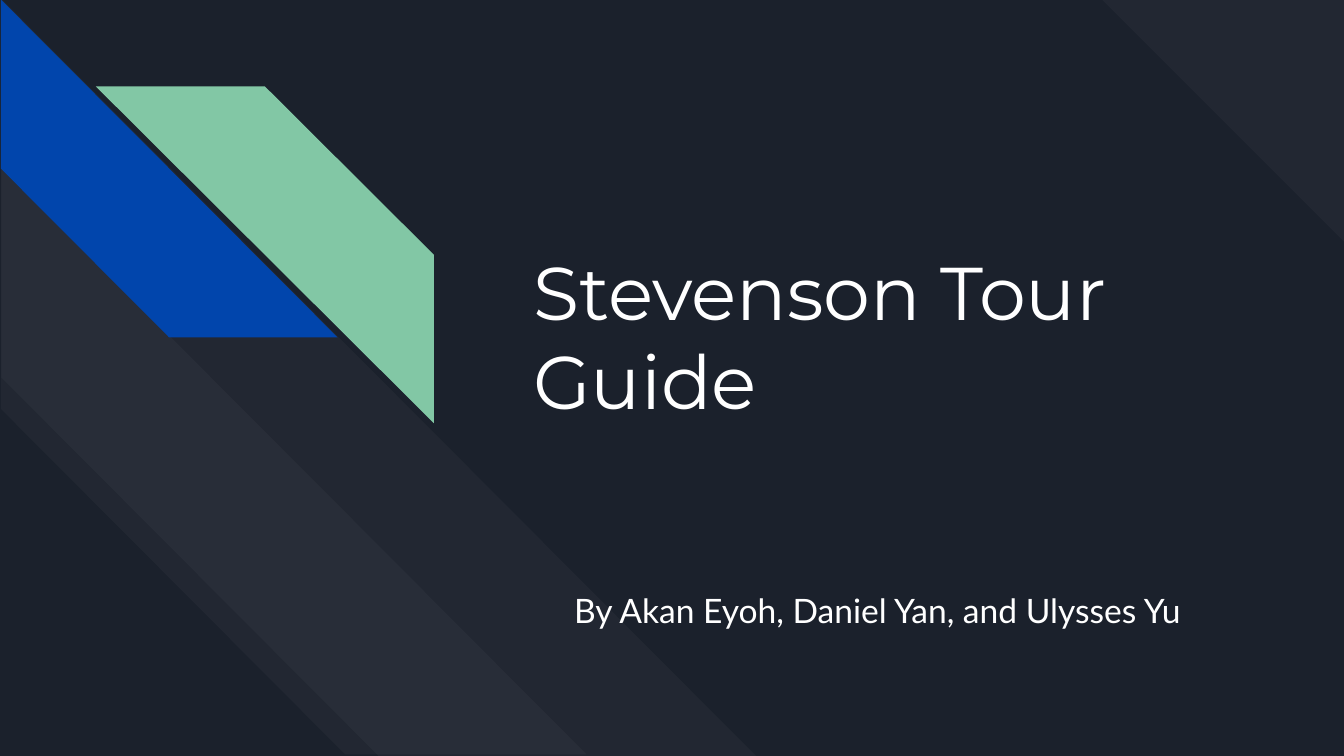
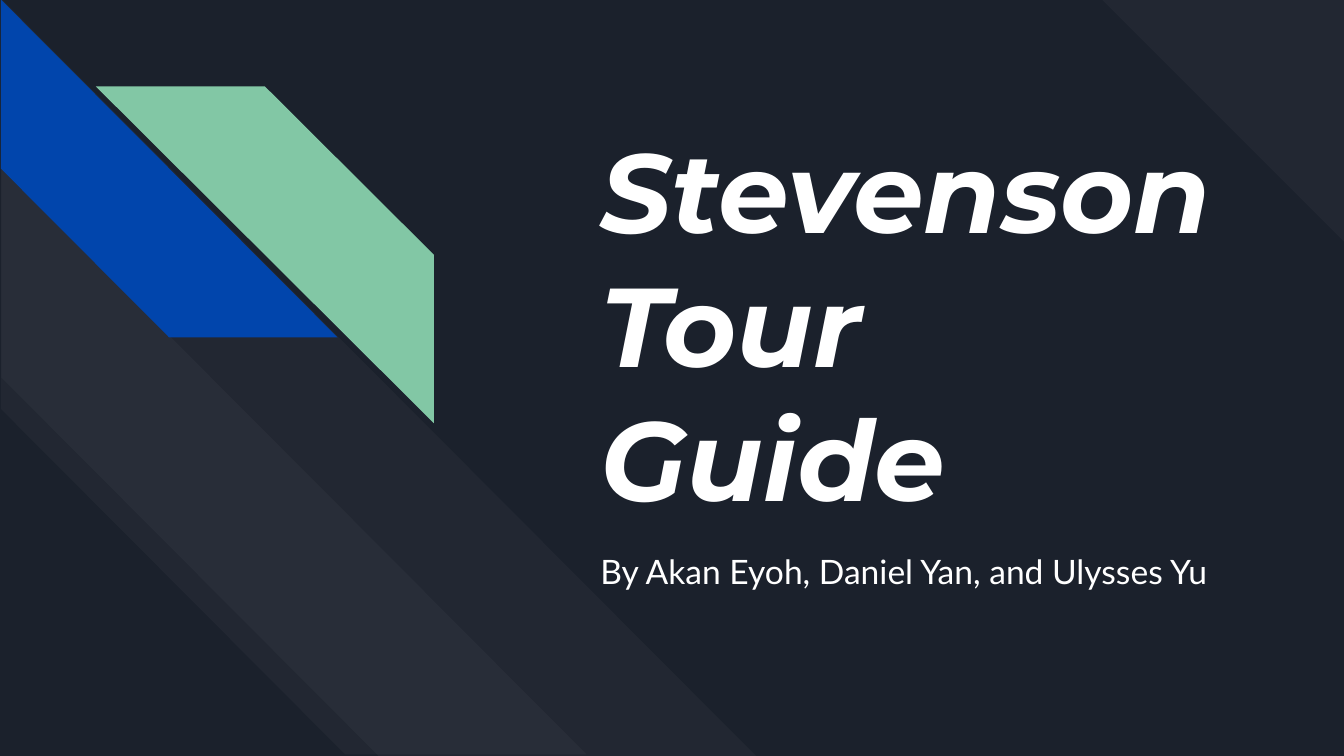
Before and after one commit to AkanEyoh/StevensonTourGuide, a slide deck: slide 1 of final_presentation.pptx. Drawn at 1344x756 pixels with LibreOffice and Linux fonts; fonts in the diff are those of the drawing. Boxes give left, top, right and bottom in pixels: in the first picture for what was removed or moved away, otherwise in the second. Text is boxed around its words. In the diff, an @@ line names an element or a change of style, - is before the commit and + after.

```diff
--- a/final_presentation.pptx
+++ b/final_presentation.pptx
@@ title at [600, 153, 1211, 503]: text changed; size 40 to 60 pt; bold on; italic on @@
-Stevenson Tour Guide
+Stevenson
+Tour
+Guide
@@ subtitle "By Akan Eyoh, Daniel Yan, ...": place and size @@
-subtitle "By Akan Eyoh, Daniel Yan, ..." at [574, 598, 1181, 629]
+subtitle "By Akan Eyoh, Daniel Yan, ..." at [600, 559, 1207, 590]
```
Also in this commit, not shown: 3 other slides changed, 3 slides added, 1 slide removed, 6 other files.
